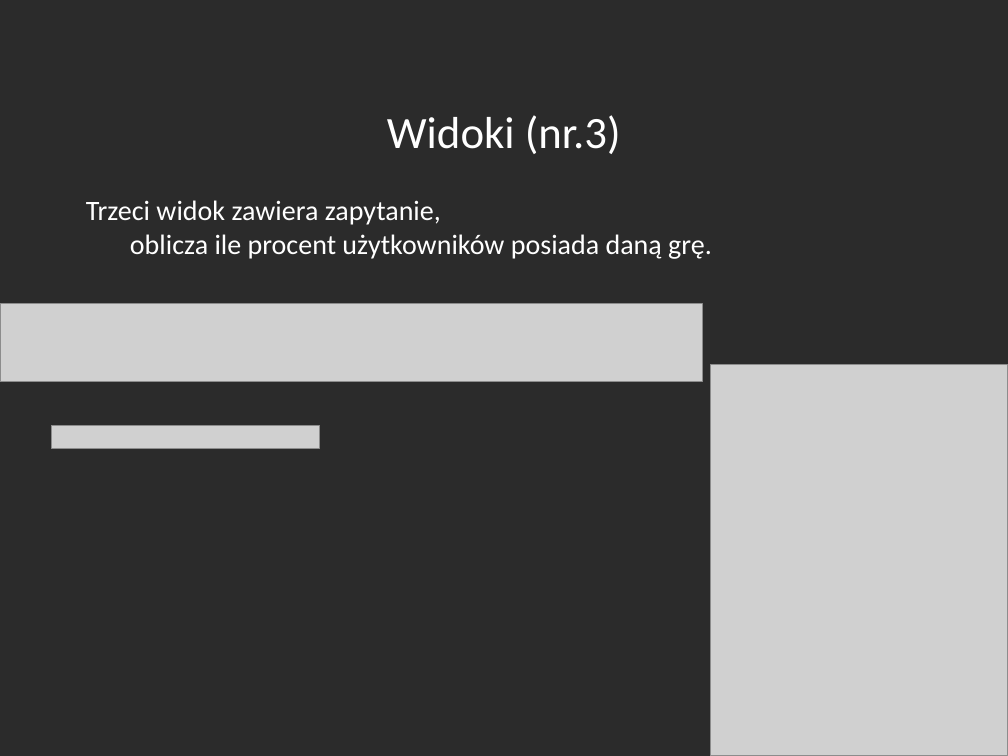
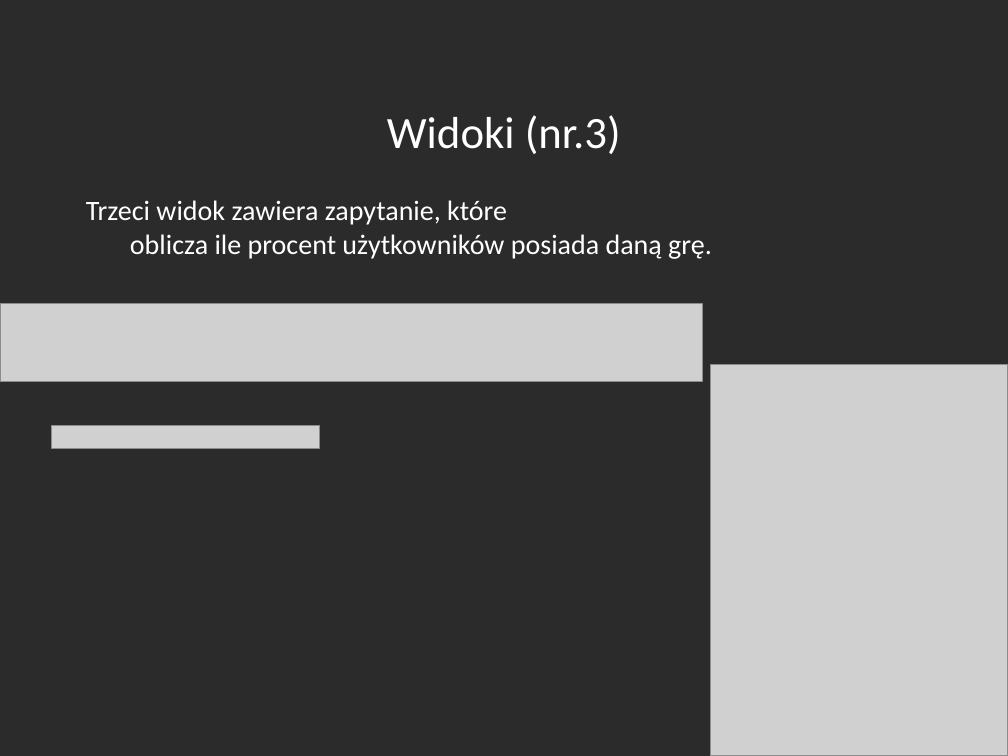
Before and after one commit to Kader64/steam, a slide deck: slide 12 of Prezentacja bazy danych (Steam).pptx. Drawn at 1008x756 pixels with LibreOffice and Linux fonts; fonts in the diff are those of the drawing; grey boxes stand for pictures; background and template pictures are left out; a plain dark background stands for a picture behind light text. Boxes give left, top, right and bottom in pixels: in the first picture for what was removed or moved away, otherwise in the second. Text is boxed around its words. In the diff, an @@ line names an element or a change of style, - is before the commit and + after.

```diff
--- a/Prezentacja bazy danych (Steam).pptx
+++ b/Prezentacja bazy danych (Steam).pptx
@@ text at [86,200,712,259]: text changed @@
-Trzeci widok zawiera zapytanie,
-oblicza ile procent użytkowników posiada daną grę.
+Trzeci widok zawiera zapytanie, które
+oblicza ile procent użytkowników posiada daną grę.
```
